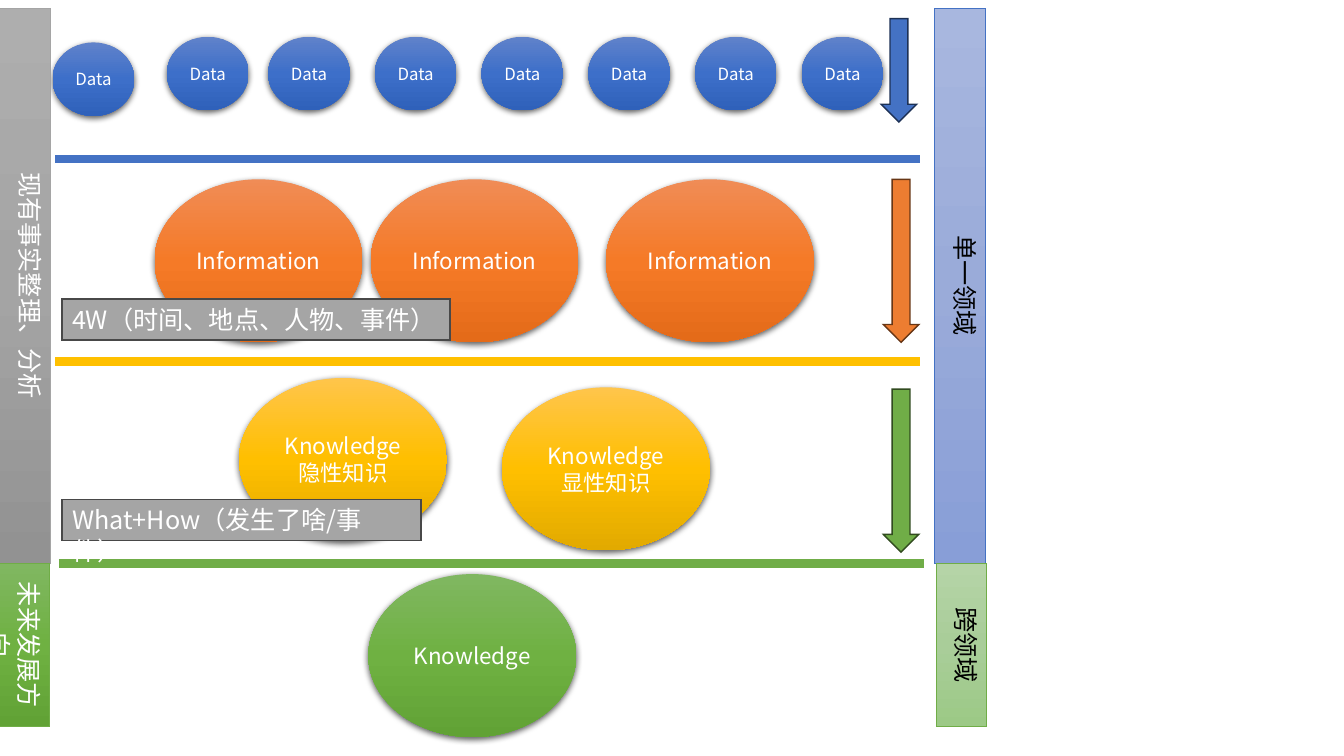
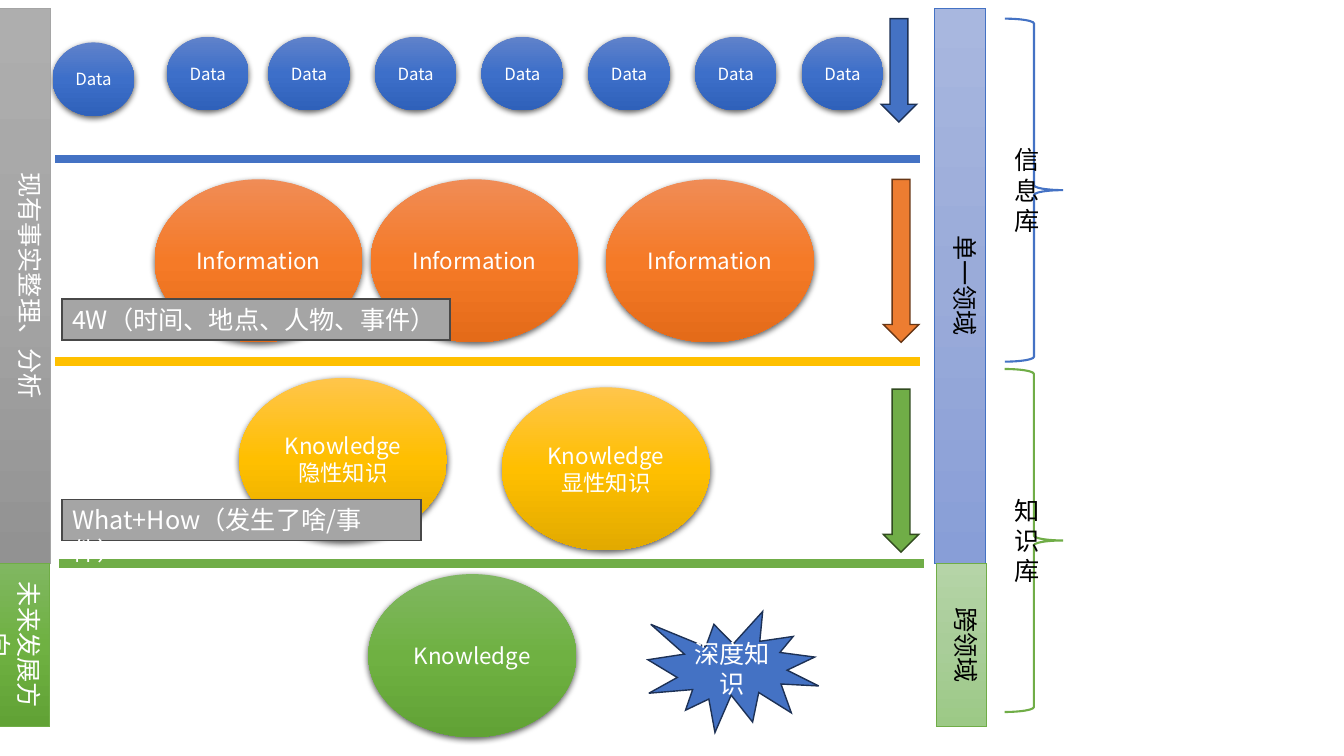
Before and after one commit to 51xpage/51xpage.github.com, a slide deck: slide 4 of images/2023-07-19-ru-he-da-jian-shu-yu-zi-ji-de-zhi-shi-shou-ji-zheng-li-jia-gong-ti-xi/各种图片.pptx. Drawn at 1344x756 pixels with LibreOffice and Linux fonts; fonts in the diff are those of the drawing. Boxes give left, top, right and bottom in pixels: in the first picture for what was removed or moved away, otherwise in the second. Text is boxed around its words. In the diff, an @@ line names an element or a change of style, - is before the commit and + after.

```diff
--- a/images/2023-07-19-ru-he-da-jian-shu-yu-zi-ji-de-zhi-shi-shou-ji-zheng-li-jia-gong-ti-xi/各种图片.pptx
+++ b/images/2023-07-19-ru-he-da-jian-shu-yu-zi-ji-de-zhi-shi-shou-ji-zheng-li-jia-gong-ti-xi/各种图片.pptx
@@ right brace added at [1005,18,1064,361], outline #4472C4 1.5 pt, 18 pt, text #000000 @@
+信息库
@@ right brace added at [1005,369,1064,712], outline #70AD47 1.5 pt, 18 pt, text #000000 @@
+知识库
@@ irregular seal added at [648,612,819,733], fill #4472C4, outline #1E3256 1 pt, 18 pt, text #FFFFFF @@
+深度知识
```
Also in this commit, not shown: 4 other files.
